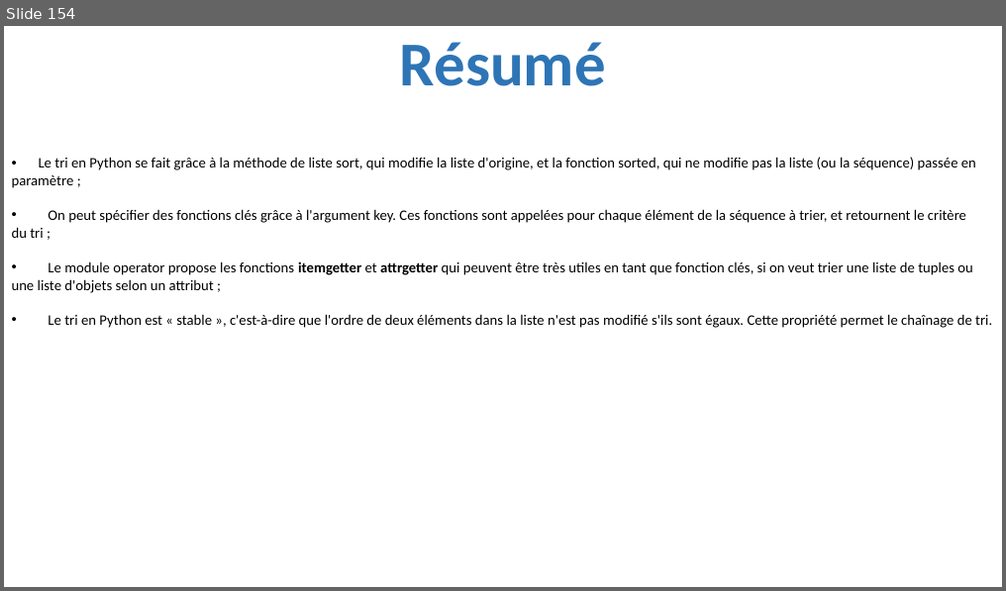
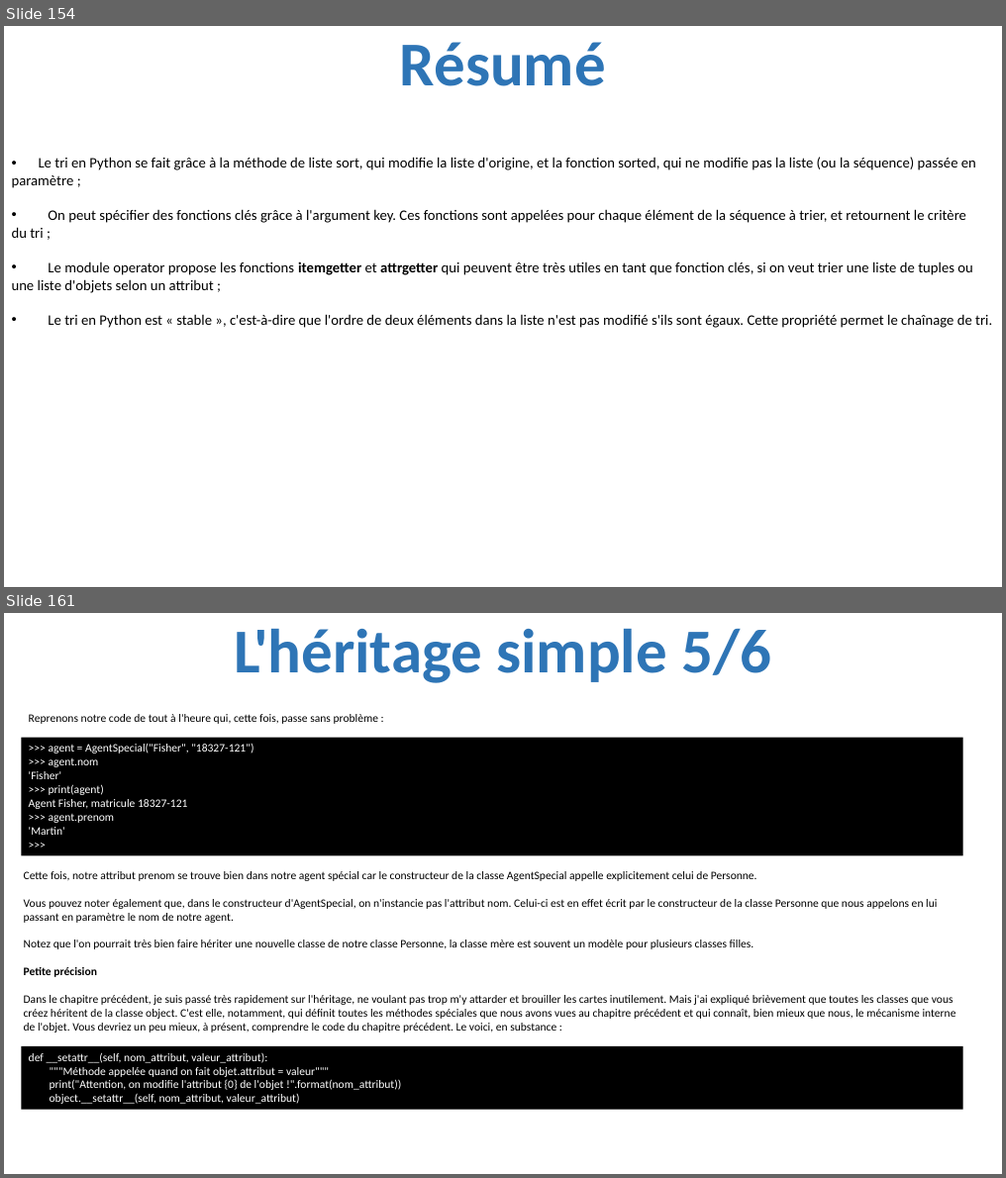
Before and after one commit to julienPalleau/PythonDoc, a slide deck: Python-resume.pptx. Shown one above the other, each under a label of ours: slide 154 before the commit, slides 154 and 161 after it; the slides between them are not shown. The pictures are 1006x591 and 1006x1178 pixels, drawn with LibreOffice and Linux fonts; fonts in the diff are those of the drawing. Boxes give left, top, right and bottom in pixels: in the first picture for what was removed or moved away, otherwise in the second. Text is boxed around its words. In the diff, an @@ line names an element or a change of style, - is before the commit and + after.

```diff
--- a/Python-resume.pptx
+++ b/Python-resume.pptx
@@ slide 161 added at box(4, 613, 1002, 1174), background #FFFFFF @@
@@ title added at box(234, 628, 771, 683), 60 pt, text #2E75B6, bold @@
+L'héritage simple 5/6
@@ text added at box(29, 714, 378, 724), 11 pt, text #000000 @@
+Reprenons notre code de tout à l'heure qui, cette fois, passe sans problème :
@@ rectangle added at box(21, 738, 963, 856), fill #000000, 11 pt, text #FFFFFF @@
+>>> agent = AgentSpecial("Fisher", "18327-121")
+>>> agent.nom
+'Fisher'
+>>> print(agent)
+Agent Fisher, matricule 18327-121
+>>> agent.prenom
+'Martin'
+>>>
@@ text added at box(24, 871, 956, 1033), 11 pt, text #000000 @@
+Cette fois, notre attribut prenom se trouve bien dans notre agent spécial car le constructeur de la classe AgentSpecial appelle explicitement celui de Personne.
+Vous pouvez noter également que, dans le constructeur d'AgentSpecial, on n'instancie pas l'attribut nom. Celui-ci est en effet écrit par le constructeur de la classe Personne que nous appelons en lui passant en paramètre le nom de notre agent.
+Notez que l'on pourrait très bien faire hériter une nouvelle classe de notre classe Personne, la classe mère est souvent un modèle pour plusieurs classes filles.
+Petite précision
+Dans le chapitre précédent, je suis passé très rapidement sur l'héritage, ne voulant pas trop m'y attarder et brouiller les cartes inutilement. Mais j'ai expliqué brièvement que toutes les classes que vous créez héritent de la classe object. C'est elle, notamment, qui définit toutes les méthodes spéciales que nous avons vues au chapitre précédent et qui connaît, bien mieux que nous, le mécanisme interne de l'objet. Vous devriez un peu mieux, à présent, comprendre le code du chapitre précédent. Le voici, en substance :
@@ rectangle added at box(21, 1047, 963, 1109), fill #000000, 11 pt, text #FFFFFF @@
+def __setattr__(self, nom_attribut, valeur_attribut):
+"""Méthode appelée quand on fait objet.attribut = valeur"""
+print("Attention, on modifie l'attribut {0} de l'objet !".format(nom_attribut))
+object.__setattr__(self, nom_attribut, valeur_attribut)
```
Also in this commit, not shown: 12 other slides added.
